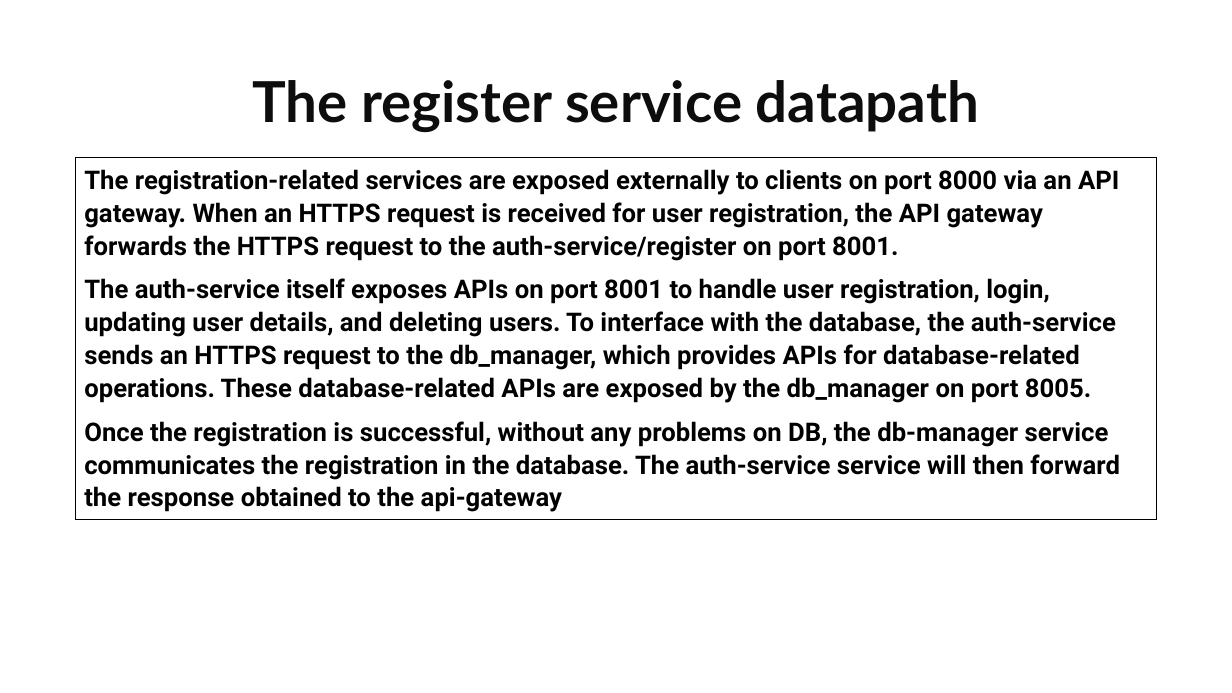
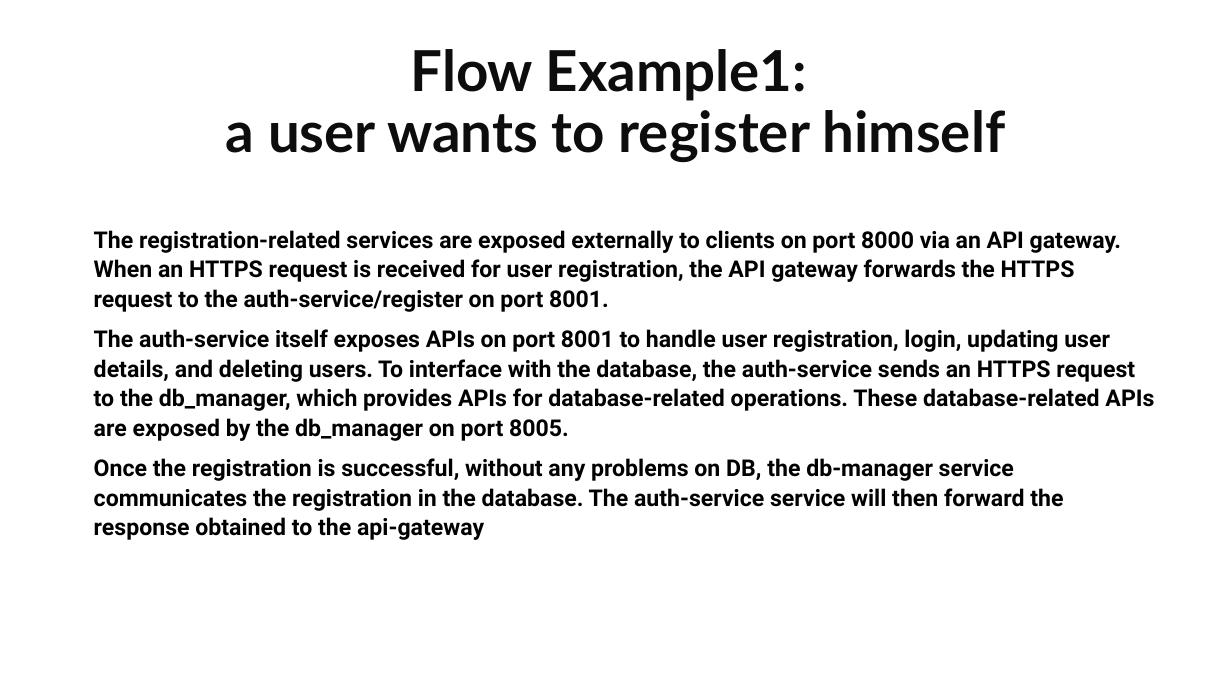
Before and after one commit to ardiz99/TBAse, a slide deck: slide 9 of doc/Gacha Collection.pptx. Drawn at 1232x693 pixels with LibreOffice and Linux fonts; fonts in the diff are those of the drawing. Boxes give left, top, right and bottom in pixels: in the first picture for what was removed or moved away, otherwise in the second. Text is boxed around its words. In the diff, an @@ line names an element or a change of style, - is before the commit and + after.

```diff
--- a/doc/Gacha Collection.pptx
+++ b/doc/Gacha Collection.pptx
@@ title at box(226, 49, 1006, 163): text changed @@
-The register service datapath
+Flow Example1:
+a user wants to register himself
@@ text "The registration-related services are exposed ...": place and size @@
-text "The registration-related services are exposed ..." at box(75, 157, 1156, 518)
+text "The registration-related services are exposed ..." at box(94, 230, 1154, 540)
@@ text "The registration-related services are exposed ..." at box(94, 230, 1154, 540): size 20 to 18 pt; outline #000000 0.75 pt to none @@
```
Also in this commit, not shown: 2 other slides changed, 2 slides removed, 30 other files.
